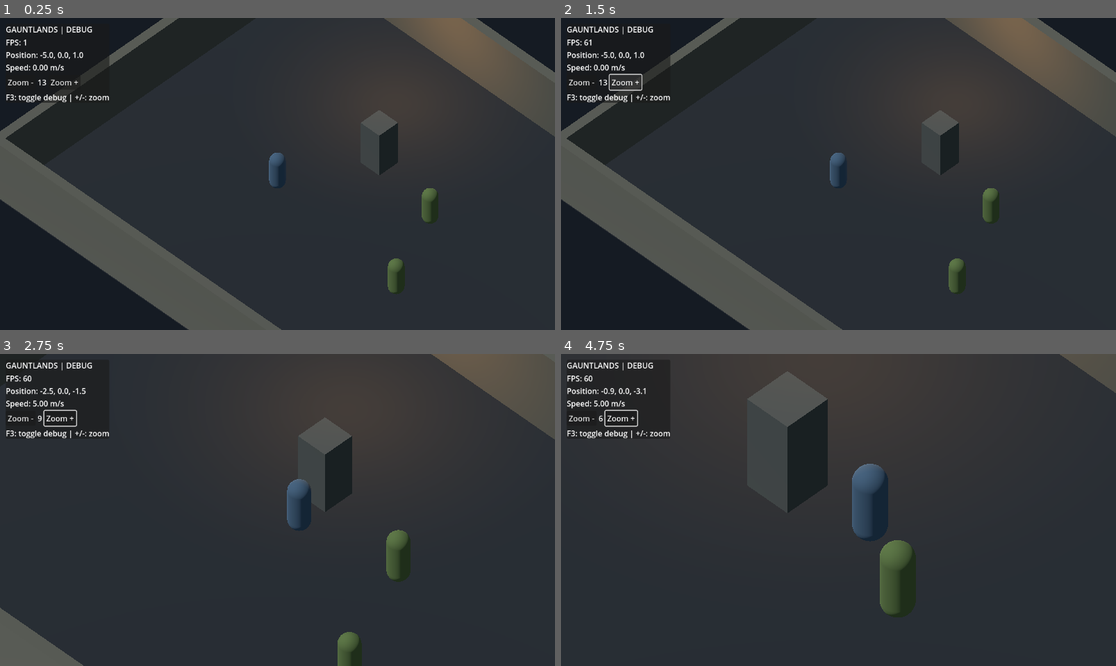
Above: before the commit, frames 1-4 (two rows, left to right).
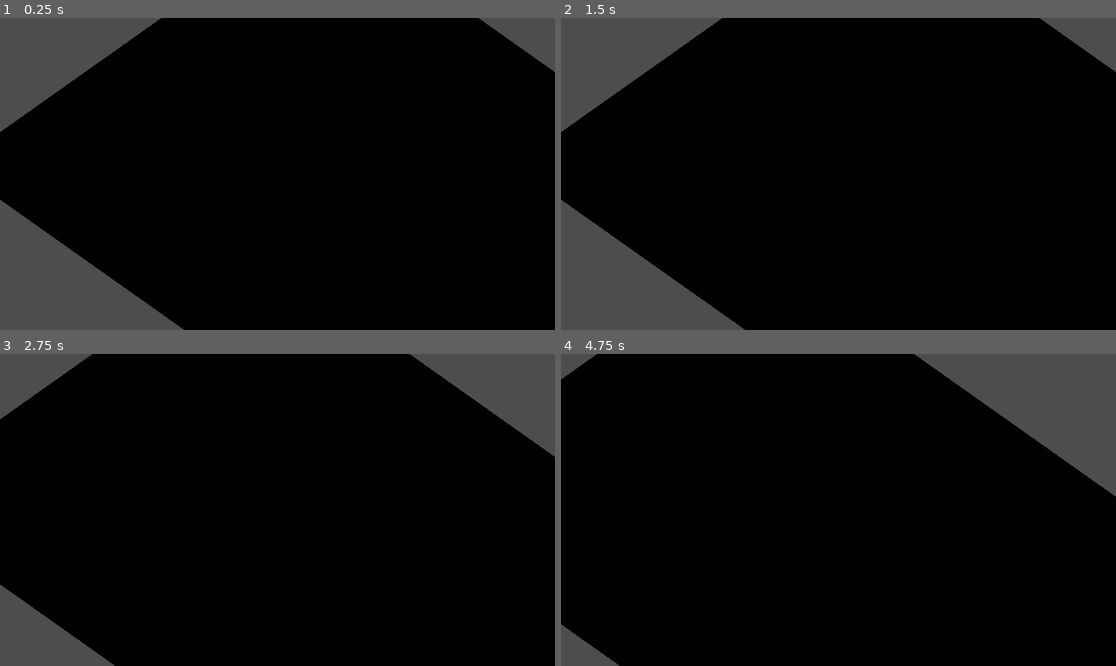
Above: after the commit, the same moments.

Repository: Jonty303/Project-Gauntlands
Game: Godot game, scene res://scenes/experiment_25d.tscn
The game is run twice, just before and just after one commit, with the same random seed, the same clock (stepped at 60 frames per second) and the same inputs. This scene is started directly instead of the project's main scene.
Inputs (mouse positions are in pixels of both pictures, inside the frame that each line leads up to):
- Up to frame 1 (0.25 s): no input
- Up to frame 2 (1.5 s): click (583, 83) at 0.5 s, where only the run before the commit has a clickable "Zoom -"; click (627, 83) at 1.25 s, where only the run before the commit has a clickable "Zoom +"
- Up to frame 3 (2.75 s): tap Enter (ui_accept) at 2, 2.27 s; move the mouse to (399, 494) at 2.02 s; hold D (move_right) from 2.03 s (still down); hold Space (attack) from 2.03 s (still down); click (399, 494) at 2.17 s
- Up to frame 4 (4.75 s): release D (move_right) at 2.75 s; release Space (attack) at 2.75 s; drag from (727, 525) to (810, 572) at 2.77 s; click (622, 419) at 3.5 s, where only the run before the commit has a clickable "Zoom +"; tap Enter (ui_accept) at 4.25 s; move the mouse to (894, 441) at 4.27 s; hold D (move_right) from 4.28 s (still down); tap Q (target_previous) at 4.35 s

The runs differ from the first frame. In frame 1, 100% of the frame differs, in the area x 0-100%, y 0-100%; in frame 2, 100%; in frame 3, 95%; in frame 4, 98%.
Error after the commit: Invalid call to function 'configure (via call)' in base 'CanvasLayer (debug_overlay_25d.gd)'. Expected 2 argument(s). (res://scripts/experiment_25d.gd:46)

Commit message:
Expose camera yaw elevation distance and framing with stable orientation

Diff:
--- a/scripts/experiment_25d.gd
+++ b/scripts/experiment_25d.gd
@@ -7,6 +7,10 @@
 var camera: Camera3D
 var goblins: Array[CharacterBody3D] = []
 var light_enabled := true
+var camera_yaw := 45.0
+var camera_elevation := 45.0
+var camera_distance := 24.0
+var camera_framing := 0.7
 
 func _ready() -> void:
     # Enlarged interconnected layout: 26x19 main room, 6x5 corridor, 11x13 chamber.
@@ -35,12 +39,11 @@
     camera.size = 13.0
     camera.current = true
     add_child(camera)
-    camera.position = hero.global_position + Vector3(12,17,12)
-    camera.look_at(hero.global_position + Vector3(0,0.7,0), Vector3.UP)
+    _update_camera_transform(true)
     var overlay := CanvasLayer.new()
     overlay.name = "DeveloperOverlay"
     overlay.set_script(DEBUG_OVERLAY)
-    overlay.call("configure", camera, hero)
+    overlay.call("configure", camera, hero, self)
     add_child(overlay)
     var sun := DirectionalLight3D.new()
     sun.rotation_degrees = Vector3(-55,-35,0)
@@ -75,8 +78,17 @@
     var motion: Vector3 = (right * direction.x - up * direction.y).normalized()
     hero.velocity = motion * SPEED
     hero.move_and_slide()
-    var target := hero.global_position + Vector3(12,17,12)
-    camera.global_position = camera.global_position.lerp(target, minf(1.0,delta*7.0))
+    _update_camera_transform(false, delta)
+
+func _update_camera_transform(immediate: bool, delta: float = 0.0) -> void:
+    var yaw := deg_to_rad(camera_yaw)
+    var elevation := deg_to_rad(camera_elevation)
+    var horizontal := cos(elevation) * camera_distance
+    var offset := Vector3(sin(yaw) * horizontal, sin(elevation) * camera_distance, cos(yaw) * horizontal)
+    var focus := hero.global_position + Vector3(0,camera_framing,0)
+    var desired := focus + offset
+    camera.global_position = desired if immediate else camera.global_position.lerp(desired, minf(1.0, delta * 7.0))
+    camera.look_at(camera.global_position - offset, Vector3.UP)
 
 func _make_box(label: String, location: Vector3, size: Vector3, tint: Color, solid: bool = true) -> void:
     var body := StaticBody3D.new()
